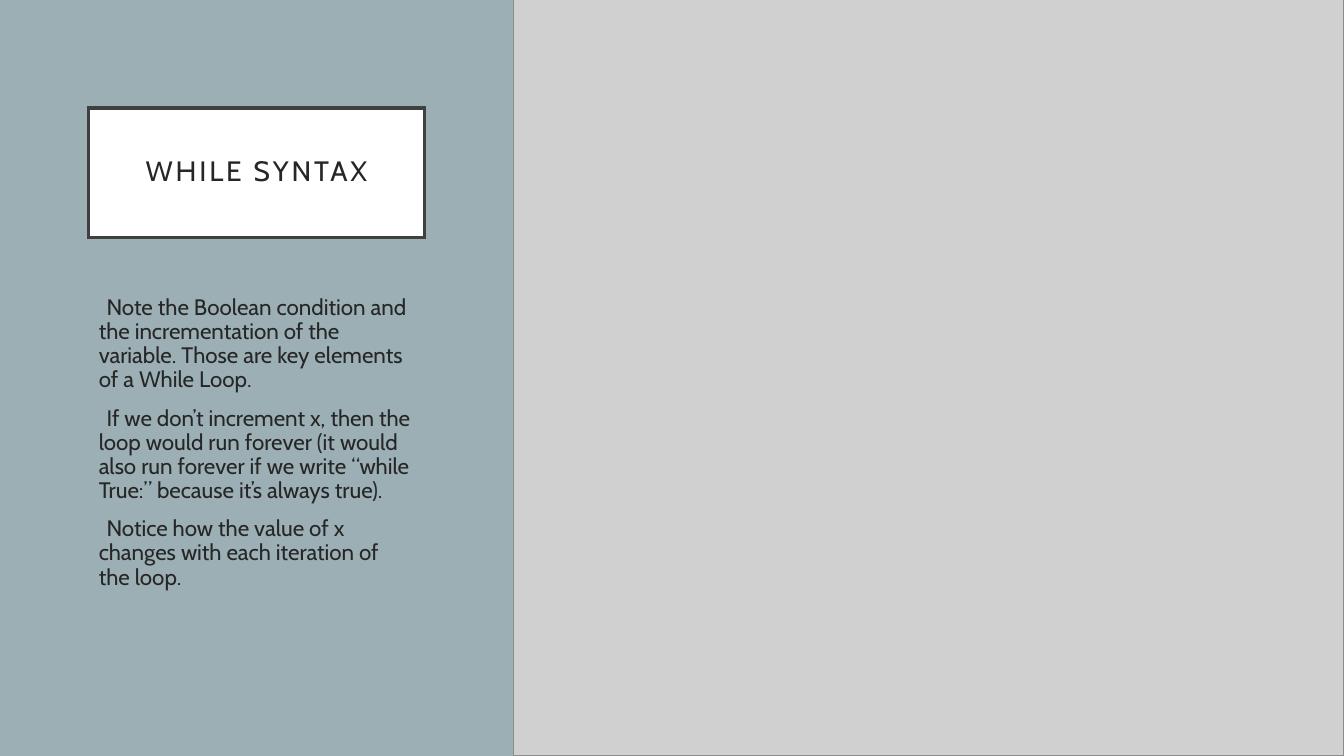
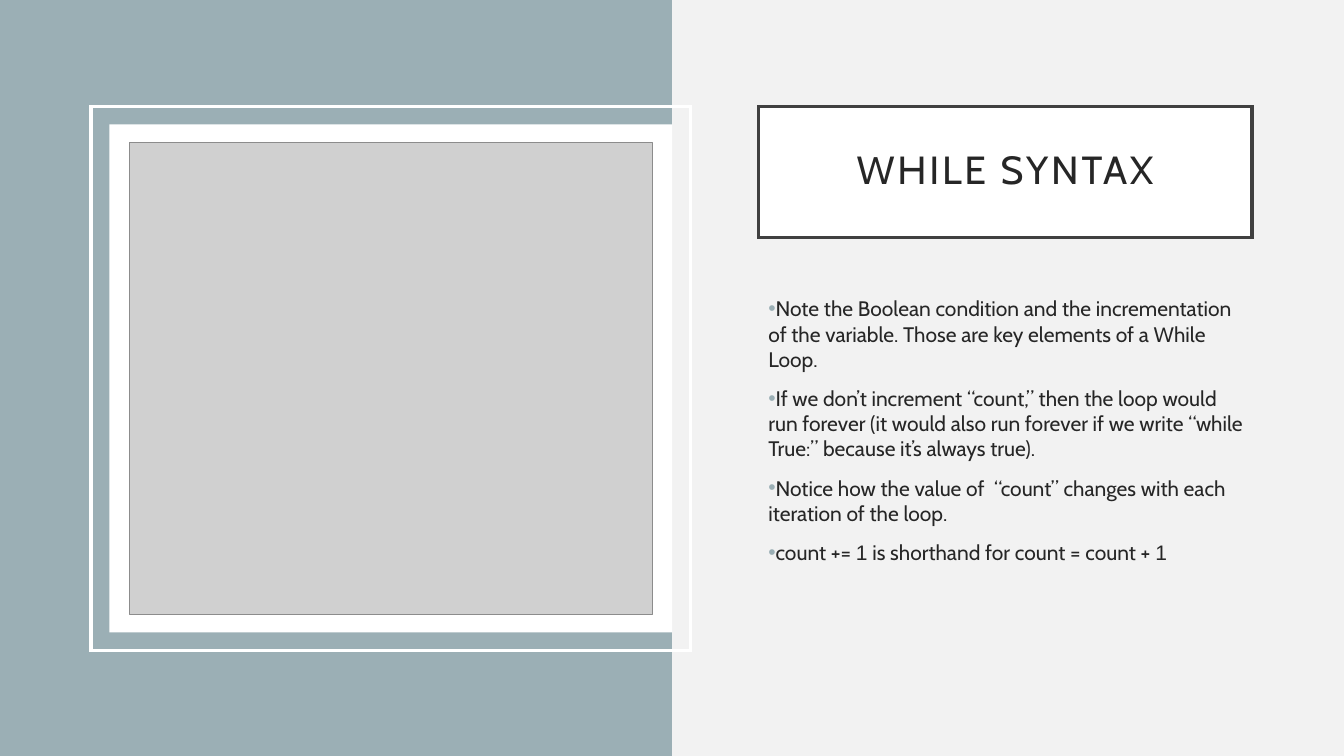
Before and after one commit to rsera/Junior-Knights, a slide deck: slide 8 of Python Day 4 While Loops.pptx (slide 5 before the commit). Drawn at 1344x756 pixels with LibreOffice and Linux fonts; fonts in the diff are those of the drawing; grey boxes stand for pictures. Boxes give left, top, right and bottom in pixels: in the first picture for what was removed or moved away, otherwise in the second. Text is boxed around its words. In the diff, an @@ line names an element or a change of style, - is before the commit and + after.

Commit message:
updated slides

```diff
--- a/Python Day 4 While Loops.pptx
+++ b/Python Day 4 While Loops.pptx
@@ picture removed at [513,0,1344,756] @@
@@ rectangle added at [91,106,691,650], outline #FFFFFF 2.5 pt @@
@@ title "WHILE SYNTAX": place and size @@
-title "WHILE SYNTAX" at [89,108,424,237]
+title "WHILE SYNTAX" at [758,106,1252,237]
@@ title "WHILE SYNTAX" at [758,106,1252,237]: size 20 to 28 pt @@
@@ rectangle added at [109,124,671,632], fill #FFFFFF @@
@@ picture added at [129,142,652,614] @@
@@ text "Note the Boolean condition and ...": place and size @@
-text "Note the Boolean condition and ..." at [99,298,410,591]
+text "Note the Boolean condition and ..." at [768,300,1242,561]
@@ text at [768,300,1231,372]: size 16 to 15 pt in "Note the Boolean condition and the incrementation ..."; line spacing 0.9 to 1 @@
@@ text at [768,390,1242,561]: text changed; size 16 to 15 pt @@
-• If we don’t increment x, then the loop would run forever (it would also run forever if we write “while True:” because it’s always true).
-• Notice how the value of x changes with each iteration of the loop.
+• If we don’t increment “count,” then the loop would run forever (it would also run forever if we write “while True:” because it’s always true).
+• Notice how the value of “count” changes with each iteration of the loop.
+• count += 1 is shorthand for count = count + 1
```
Also in this commit, not shown: 6 other slides changed, 4 slides added, 1 slide removed, 1 other file.
